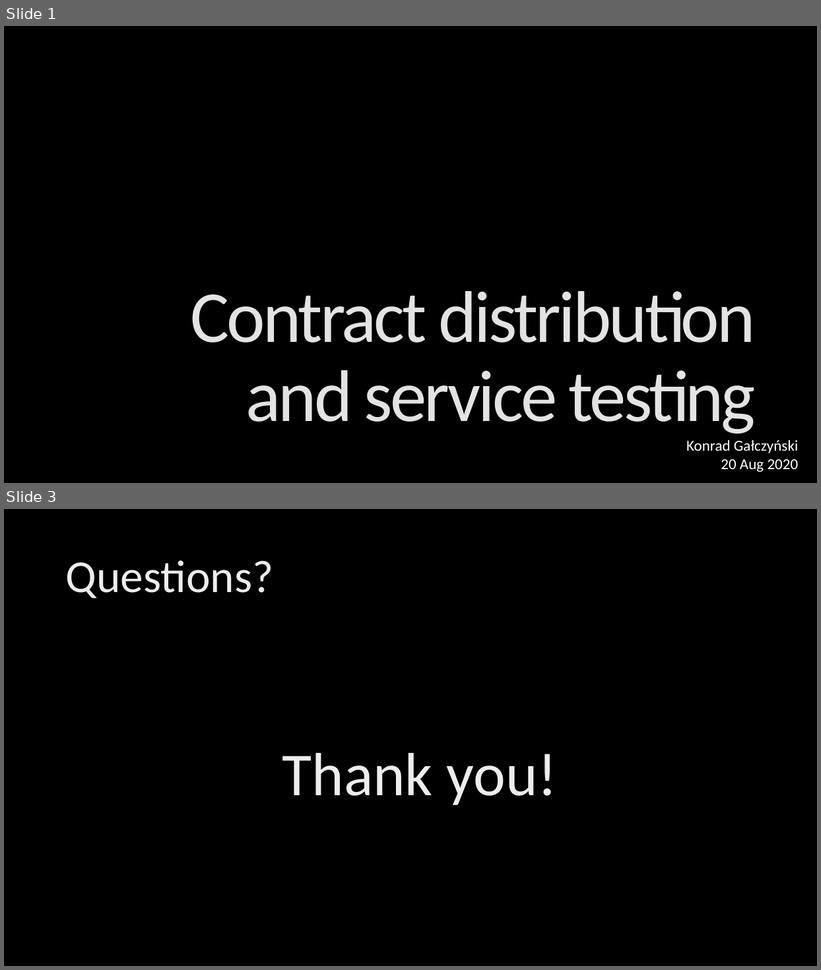
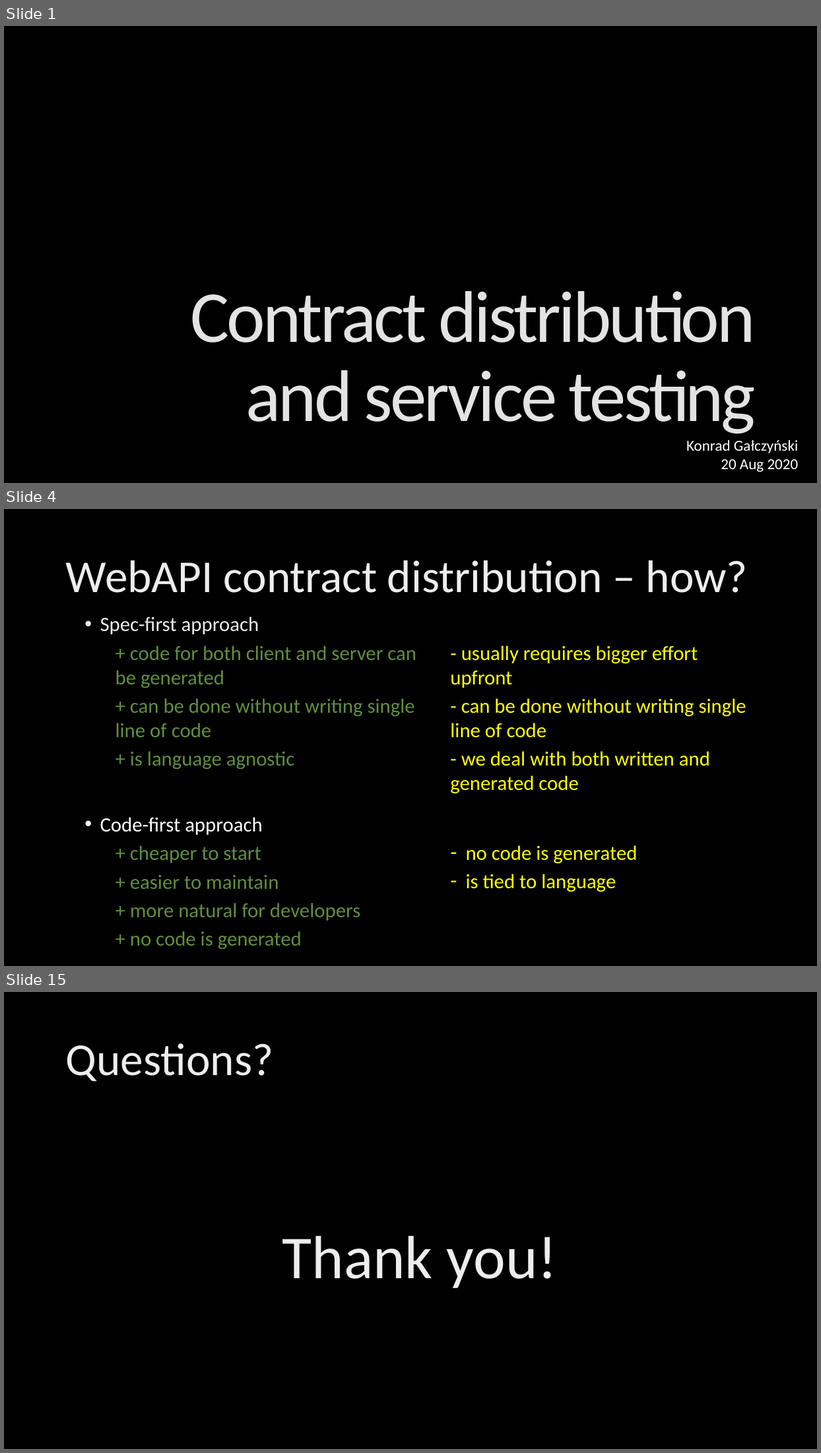
Before and after one commit to KonradGalczynski/Learning, a slide deck: ContractDistribution/ContractDistribution.pptx. Shown one above the other, each under a label of ours: slides 1 and 3 before the commit, slides 1, 4 and 15 after it; the slides between them are not shown. The pictures are 821x970 and 821x1453 pixels, drawn with LibreOffice and Linux fonts; fonts in the diff are those of the drawing; background and template pictures are left out. Boxes give left, top, right and bottom in pixels: in the first picture for what was removed or moved away, otherwise in the second. Text is boxed around its words. In the diff, an @@ line names an element or a change of style, - is before the commit and + after.

Commit message:
contract distribution pptx updated

```diff
--- a/ContractDistribution/ContractDistribution.pptx
+++ b/ContractDistribution/ContractDistribution.pptx
@@ slide 4 added at bbox=[4, 509, 817, 966], background picture (left out) @@
@@ title added at bbox=[66, 560, 748, 593], 54 pt, text gradient #BFBFBF to #EDEDED to #FFFFFF @@
+WebAPI contract distribution – how?
@@ text added at bbox=[100, 617, 746, 949], 24 pt, text #608F3D @@
+• Spec-first approach
+  + code for both client and server can be generated
+  + can be done without writing single line of code
+  + is language agnostic
+• Code-first approach
+  + cheaper to start
+  + easier to maintain
+  + more natural for developers
+  + no code is generated
+  - usually requires bigger effort upfront
+  - can be done without writing single line of code
+  - we deal with both written and generated code
+  – no code is generated
+  – is tied to language
@@ what was slide 3 is now slide 15 @@
```
Also in this commit, not shown: 13 other slides added, 2 slides removed.
